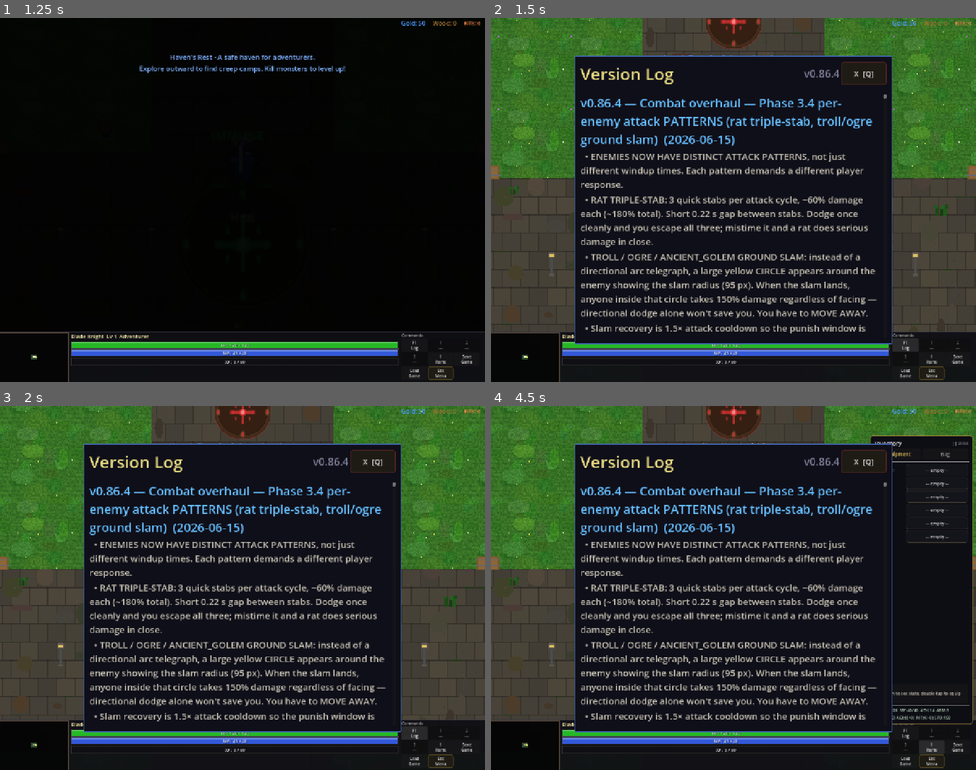
Above: before the commit, frames 1-4 (two rows, left to right).
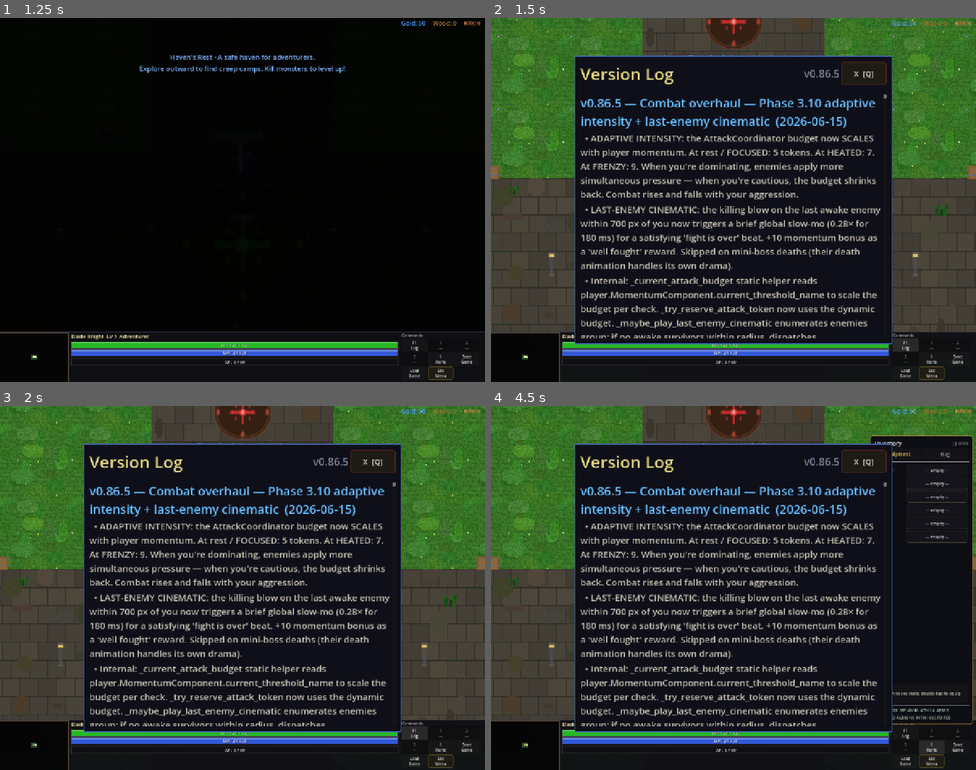
Above: after the commit, the same moments.

Repository: slxny/legends-open-rpg
Game: Godot game, scene res://scenes/main.tscn
Two runs of this game, one before a commit and one after it. Both use one fixed random seed, a clock stepped at 60 frames per second and the inputs below.
Inputs (mouse positions are in pixels of both pictures, inside the frame that each line leads up to):
- Up to frame 1 (1.25 s): tap Enter at 0.5 s; move the mouse to (218, 272) at 0.52 s; hold W (move_up) from 0.53 s (still down); hold Space (attack) from 0.53 s (still down); click (218, 272) at 0.67 s
- Up to frame 2 (1.5 s): release W (move_up) at 1.25 s; release Space (attack) at 1.25 s; click "F1 Log" at 1.25 s
- Up to frame 3 (2 s): no input
- Up to frame 4 (4.5 s): click "1 ---" at 2 s; click "2 ---" at 2.75 s; click "3 ---" at 3.5 s; click "I Items" at 4.25 s

Frame 1 is identical in both runs. In frame 2, 15% of the frame differs, in the area x 18-81%, y 14-88%; in frame 3, 15%; in frame 4, 15%.

Commit message:
v0.86.5: Combat overhaul — Phase 3.10 adaptive intensity + last-enemy cinematic
ADAPTIVE INTENSITY: AttackCoordinator budget now SCALES with player
momentum threshold.
  rest / FOCUSED — 5 tokens (existing)
  HEATED         — 7 tokens (+2)
  FRENZY         — 9 tokens (+4)
When you're dominating, more enemies wind up simultaneously. When
you're cautious, the budget shrinks back. Combat rises and falls
with your aggression.

LAST-ENEMY CINEMATIC: killing the last awake enemy within 700 px of
the player triggers a brief global slow-mo (0.28x for 180ms) — the
'fight is over' beat. Plus +10 bonus momentum as a 'well fought'
reward (encounter_clear reason). Skipped on mini-boss deaths since
their dramatic death animation handles its own drama.

- enemy.gd:
  _current_attack_budget() static helper. Casts Engine.get_main_loop
  to SceneTree, finds player in 'player' group, reads its
  MomentumComponent.current_threshold_name, returns 5/7/9 by threshold.
  _try_reserve_attack_token uses _current_attack_budget() (was fixed
  constant).
  _maybe_play_last_enemy_cinematic called from _die after pickup roll.
  Enumerates 'enemies' group, counts awake non-dead within 700px of
  player. Zero survivors → request global dip + add 10 momentum.

Headless: smoke all PASS, parse clean. Grep guard CLEAN.

Co-Authored-By: Claude Opus 4.7 (1M context) <noreply@anthropic.com>

Diff:
--- a/scenes/enemies/enemy.gd
+++ b/scenes/enemies/enemy.gd
@@ -154,10 +154,37 @@
 # Default budget: 5 tokens shared globally → roughly 2 light + 1 heavy or
 # 2 medium + 1 light simultaneous attackers. Tunable.
 static var _attack_tokens_used: int = 0
-const _ATTACK_TOKEN_BUDGET: int = 5
+const _ATTACK_TOKEN_BUDGET_BASE: int = 5
+const _ATTACK_TOKEN_BUDGET_HEATED: int = 7   # +2 when player is HEATED
+const _ATTACK_TOKEN_BUDGET_FRENZY: int = 9   # +4 when player is FRENZY
+
+
+# Phase 3.10 — adaptive intensity. The coordinator budget rises when
+# the player is on a high-momentum run so enemies apply MORE pressure
+# when the player is dominating. Drops back to base after they cool.
+static func _current_attack_budget() -> int:
+	var tree := Engine.get_main_loop() as SceneTree
+	if tree == null:
+		return _ATTACK_TOKEN_BUDGET_BASE
+	var players: Array = tree.get_nodes_in_group("player")
+	if players.is_empty():
+		return _ATTACK_TOKEN_BUDGET_BASE
+	var player = players[0]
+	if not is_instance_valid(player):
+		return _ATTACK_TOKEN_BUDGET_BASE
+	var mom = player.get_node_or_null("MomentumComponent")
+	if mom == null or not mom.has_method("current_threshold_name"):
+		return _ATTACK_TOKEN_BUDGET_BASE
+	var thr: StringName = mom.current_threshold_name()
+	if thr == &"frenzy":
+		return _ATTACK_TOKEN_BUDGET_FRENZY
+	if thr == &"heated":
+		return _ATTACK_TOKEN_BUDGET_HEATED
+	return _ATTACK_TOKEN_BUDGET_BASE
+
 
 static func _try_reserve_attack_token(cost: int) -> bool:
-	if _attack_tokens_used + cost > _ATTACK_TOKEN_BUDGET:
+	if _attack_tokens_used + cost > _current_attack_budget():
 		return false
 	_attack_tokens_used += cost
 	return true
@@ -919,6 +946,10 @@
 	# Phase 2.12 — combat pickups on death. Roll types independently;
 	# elites/mini-bosses get slightly higher rolls.
 	_roll_combat_pickup()
+	# Phase 3.10 — LAST-ENEMY CINEMATIC. If this was the last awake
+	# enemy near the player, trigger a brief slow-mo so the kill feels
+	# like the finale of an encounter.
+	_maybe_play_last_enemy_cinematic()
 	hp_bar.visible = false
 	name_label.visible = false
 	if _shadow:
@@ -3319,6 +3350,47 @@
 		AudioManager.play_sfx("crit_hit", 4.0)
 
 
+# Phase 3.10 — last-enemy cinematic. After this enemy dies, check for
+# other AWAKE non-dead enemies within encounter radius of the player.
+# If none, request a brief global time dip via HitStopController for a
+# satisfying "fight is over" beat. Skipped during boss fights so the
+# boss doesn't trigger it every time their last grunt dies.
+const _LAST_ENEMY_RADIUS_SQ: float = 700.0 * 700.0
+const _LAST_ENEMY_DIP_MS: int = 180
+func _maybe_play_last_enemy_cinematic() -> void:
+	# Don't fire for mini-boss death — too much overlap with boss dramatic
+	# death animation. Don't fire if the player isn't around.
+	if is_mini_boss:
+		return
+	var player := _get_player()
+	if player == null or not is_instance_valid(player):
+		return
+	# Count awake non-dead enemies near the player (excluding self).
+	var others := get_tree().get_nodes_in_group("enemies")
+	var survivor_count: int = 0
+	for e in others:
+		if e == self or not is_instance_valid(e):
+			continue
+		if e.get("_is_dead"):
+			continue
+		if e.get("_is_sleeping"):
+			continue
+		if e.global_position.distance_squared_to(player.global_position) > _LAST_ENEMY_RADIUS_SQ:
+			continue
+		survivor_count += 1
+		if survivor_count >= 1:
+			break  # only need to know there's at least one
+	if survivor_count > 0:
+		return
+	# We're the last one. Dramatic finale.
+	if HitStopController != null and HitStopController.has_method("request_global_dip"):
+		HitStopController.request_global_dip(0.28, _LAST_ENEMY_DIP_MS, 3, &"last_enemy_cinematic")
+	# Small bonus to player momentum as a "well fought" pat on the back.
+	var mom = player.get_node_or_null("MomentumComponent")
+	if mom != null and mom.has_method("add_bonus"):
+		mom.add_bonus(10.0, &"encounter_clear")
+
+
 # Phase 2.12 — combat pickup drop roll. Rates are independent so one
 # enemy could drop multiple, but realistically you'll see one per ~6
 # kills. Mini-bosses get a guaranteed pickup.
--- a/scenes/ui/changelog_dialog.gd
+++ b/scenes/ui/changelog_dialog.gd
@@ -9,9 +9,19 @@
 var _is_visible: bool = false
 var _is_mobile: bool = false
 
-const GAME_VERSION := "v0.86.4"
+const GAME_VERSION := "v0.86.5"
 
 const CHANGELOG: Array[Dictionary] = [
+	{
+		"version": "v0.86.5",
+		"title": "Combat overhaul — Phase 3.10 adaptive intensity + last-enemy cinematic",
+		"date": "2026-06-15",
+		"entries": [
+			"ADAPTIVE INTENSITY: the AttackCoordinator budget now SCALES with player momentum. At rest / FOCUSED: 5 tokens. At HEATED: 7. At FRENZY: 9. When you're dominating, enemies apply more simultaneous pressure — when you're cautious, the budget shrinks back. Combat rises and falls with your aggression.",
+			"LAST-ENEMY CINEMATIC: the killing blow on the last awake enemy within 700 px of you now triggers a brief global slow-mo (0.28× for 180 ms) for a satisfying 'fight is over' beat. +10 momentum bonus as a 'well fought' reward. Skipped on mini-boss deaths (their death animation handles its own drama).",
+			"Internal: _current_attack_budget static helper reads player.MomentumComponent.current_threshold_name to scale the budget per check. _try_reserve_attack_token now uses the dynamic budget. _maybe_play_last_enemy_cinematic enumerates enemies group; if no awake survivors within radius, dispatches HitStopController.request_global_dip + adds 10 momentum to player.",
+		]
+	},
 	{
 		"version": "v0.86.4",
 		"title": "Combat overhaul — Phase 3.4 per-enemy attack PATTERNS (rat triple-stab, troll/ogre ground slam)",
